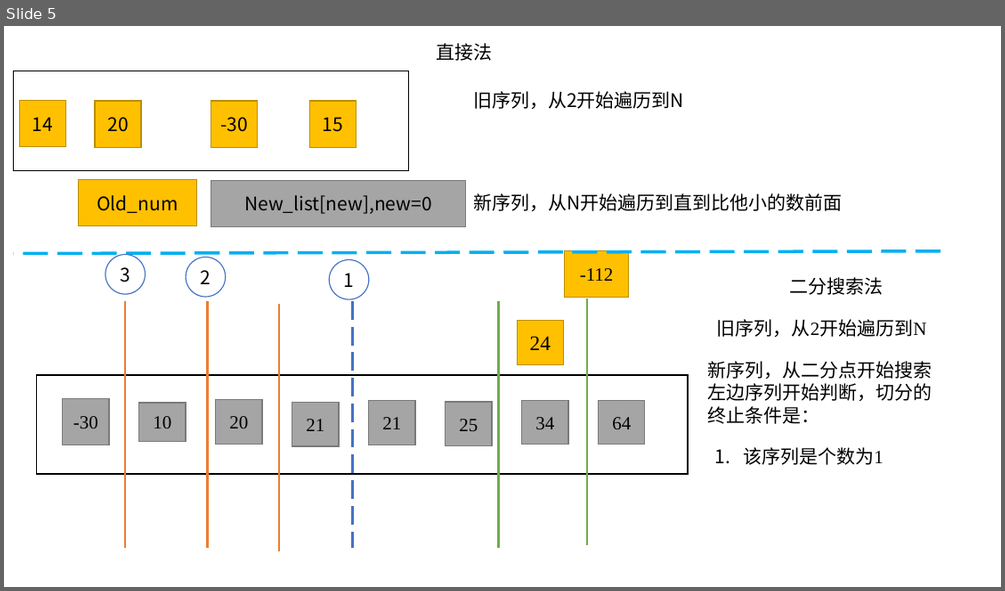
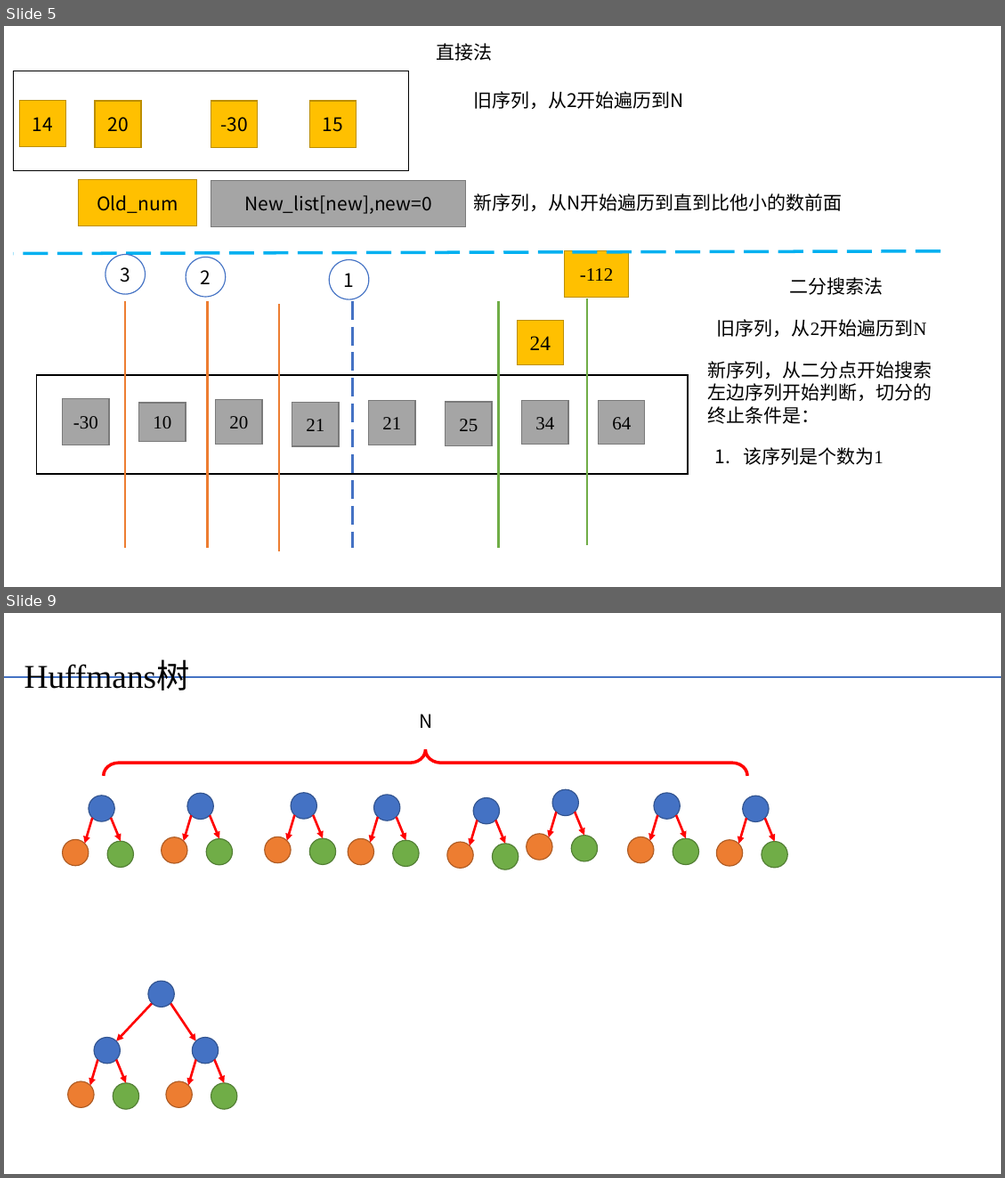
Before and after one commit to yechong316/Python-function, a slide deck: 链表/数据结构可视化辅助理解，便于代码开发.pptx. Shown one above the other, each under a label of ours: slide 5 before the commit, slides 5 and 9 after it; the slides between them are not shown. The pictures are 1005x591 and 1005x1178 pixels, drawn with LibreOffice and Linux fonts; fonts in the diff are those of the drawing. Boxes give left, top, right and bottom in pixels: in the first picture for what was removed or moved away, otherwise in the second. Text is boxed around its words. In the diff, an @@ line names an element or a change of style, - is before the commit and + after.

```diff
--- a/链表/数据结构可视化辅助理解，便于代码开发.pptx
+++ b/链表/数据结构可视化辅助理解，便于代码开发.pptx
@@ slide 9 added at (4, 613, 1001, 1174), background #FFFFFF @@
@@ title added at (24, 662, 190, 690), 32 pt, text #000000 @@
+Huffmans树
@@ line added from (4, 677) to (1001, 677), #4472C4 2.25 pt @@
@@ text added at (420, 714, 433, 728), 18 pt, text #000000 @@
+N
@@ left brace added at (104, 750, 747, 776), outline #FF0000 3 pt @@
@@ group added at (161, 793, 233, 865): 3 ellipses, 2 arrows @@
@@ group added at (265, 793, 336, 864): 3 ellipses, 2 arrows @@
@@ group added at (348, 795, 419, 867): 3 ellipses, 2 arrows @@
@@ group added at (447, 798, 518, 869): 3 ellipses, 2 arrows @@
@@ group added at (526, 789, 598, 861): 3 ellipses, 2 arrows @@
@@ group added at (628, 793, 699, 864): 3 ellipses, 2 arrows @@
@@ group added at (717, 795, 788, 868): 3 ellipses, 2 arrows @@
@@ ellipse added at (148, 981, 175, 1007), fill #4472C4, outline #325491 1 pt @@
@@ group added at (63, 795, 196, 1041): 4 arrows, 3 ellipses @@
@@ group added at (67, 1037, 139, 1109): 3 ellipses, 2 arrows @@
@@ group added at (166, 1037, 237, 1109): 3 ellipses, 2 arrows @@
```
Also in this commit, not shown: 6 slides changed, 1 other slide added, 3 other files.
